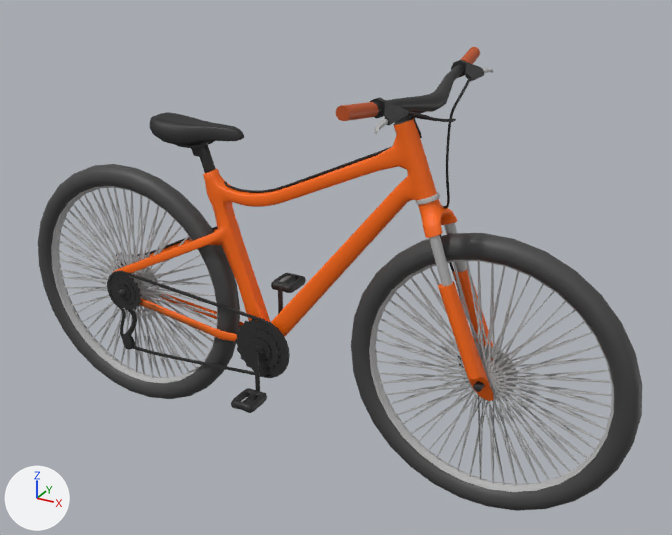
A saved change to the Blender file modelsrc/bicycle.blend.
The view is the same before and after, from a 50 mm camera at (1.139, -1.798, 1.052) aimed at (0.123, 0.05, 0.129). Arrows for +X, +Y and +Z are at lower left; the lights stay in place. The picture after the commit comes second.

Names of what the first picture shows: 'Frame', 'FrontWheel', 'Handle', 'Pedalier', 'RearWheel' and 2 more.
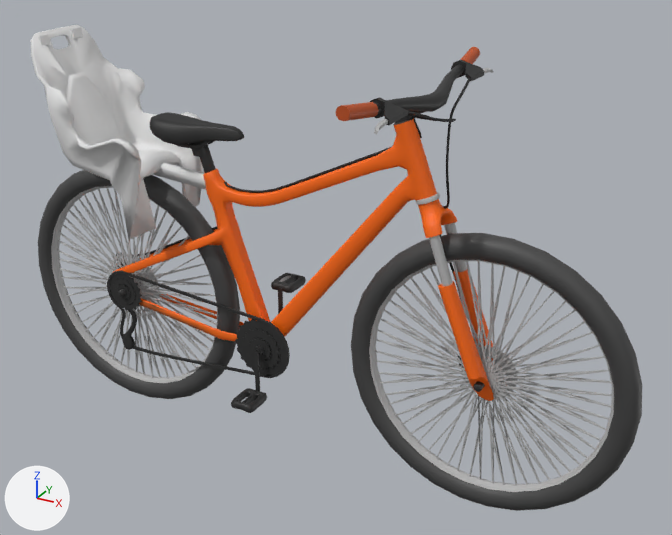
Pixel boxes [x1, y1, x2, y2] of what changed, in the pictures (672 x 535 px):
'BabySeatFrame', added: after [31, 24, 206, 239]

What the commit changed:
Material 'baby_seat' (mat_baby_seat) is new.
Its base color is (0.8, 0.8, 0.8) (white #e7e7e7).
Mesh me_seat_mesh_001 is new.
It has 397 vertices, 387 faces and spans x -0.682..-0.212, y -0.16..0.157, z 0.179..0.653.
It uses material mat_baby_seat (its picture is missing).
Object 'BabySeatFrame' (ob_babyseatframe) is new; it shows me_seat_mesh_001.
Its location is (0.0, 0.0, 0.0).
